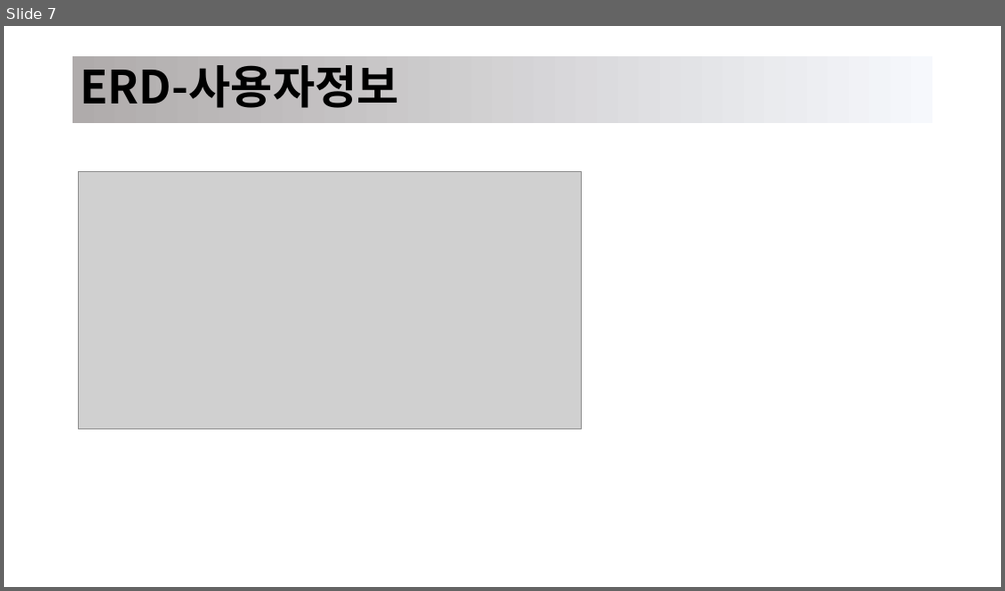
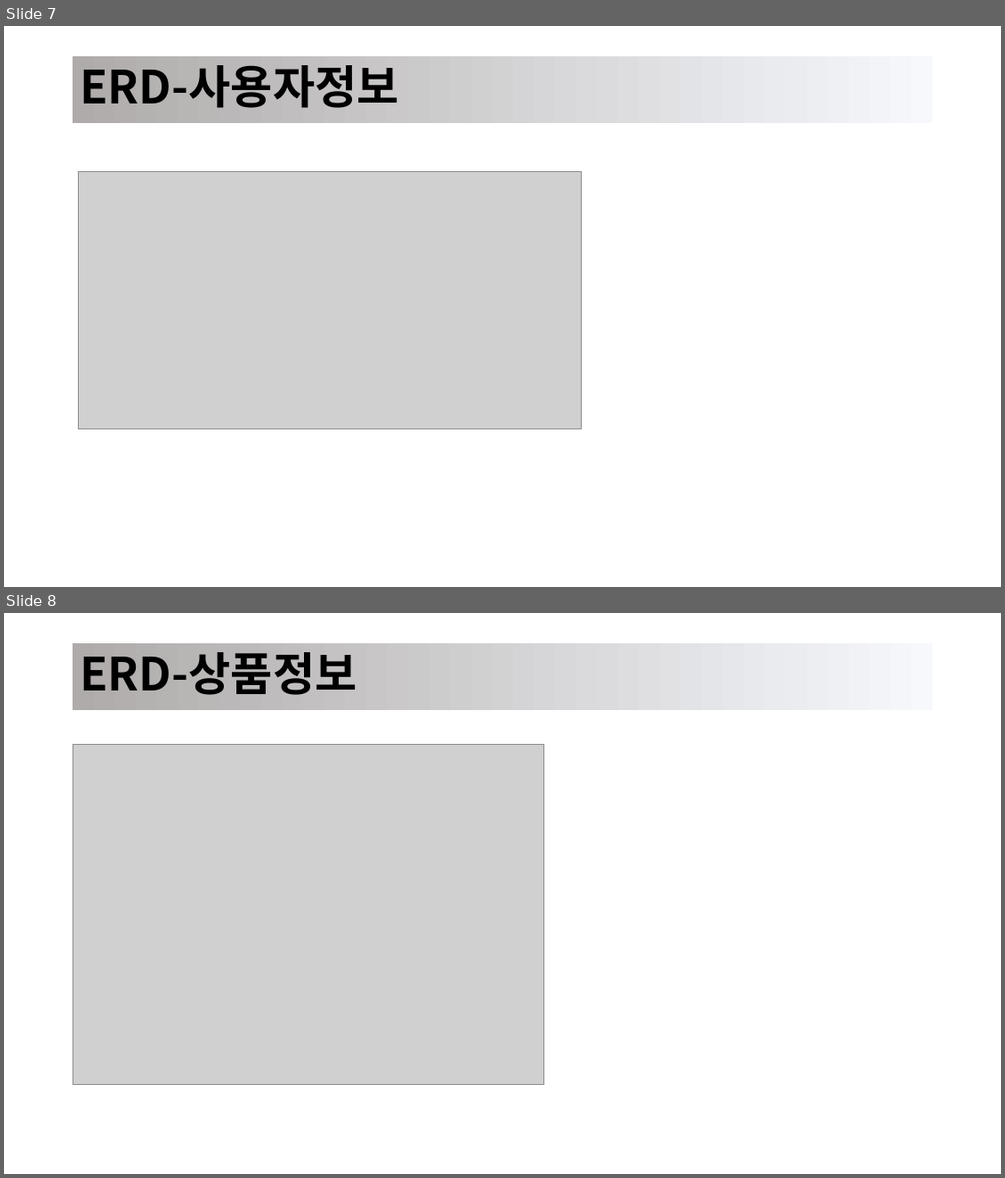
Before and after one commit to Preznt/BookFor, a slide deck: Node_ERP_V2/document/ERP_포트폴리오.pptx. Shown one above the other, each under a label of ours: slide 7 before the commit, slides 7 and 8 after it. The pictures are 1005x591 and 1005x1178 pixels, drawn with LibreOffice and Linux fonts; fonts in the diff are those of the drawing; grey boxes stand for pictures. Boxes give left, top, right and bottom in pixels: in the first picture for what was removed or moved away, otherwise in the second. Text is boxed around its words. In the diff, an @@ line names an element or a change of style, - is before the commit and + after.

Commit message:
상품관리 구현

```diff
--- a/Node_ERP_V2/document/ERP_포트폴리오.pptx
+++ b/Node_ERP_V2/document/ERP_포트폴리오.pptx
@@ slide 8 added at [4,613,1001,1174], background #FFFFFF @@
@@ title added at [73,643,933,709], fill gradient #F6F8FC to #AFABAB, 44 pt, text #000000, bold @@
+ERD-상품정보
@@ picture added at [73,744,544,1084] @@
```
Also in this commit, not shown: 1 other slide added, 1 slide removed, 25 other files.
